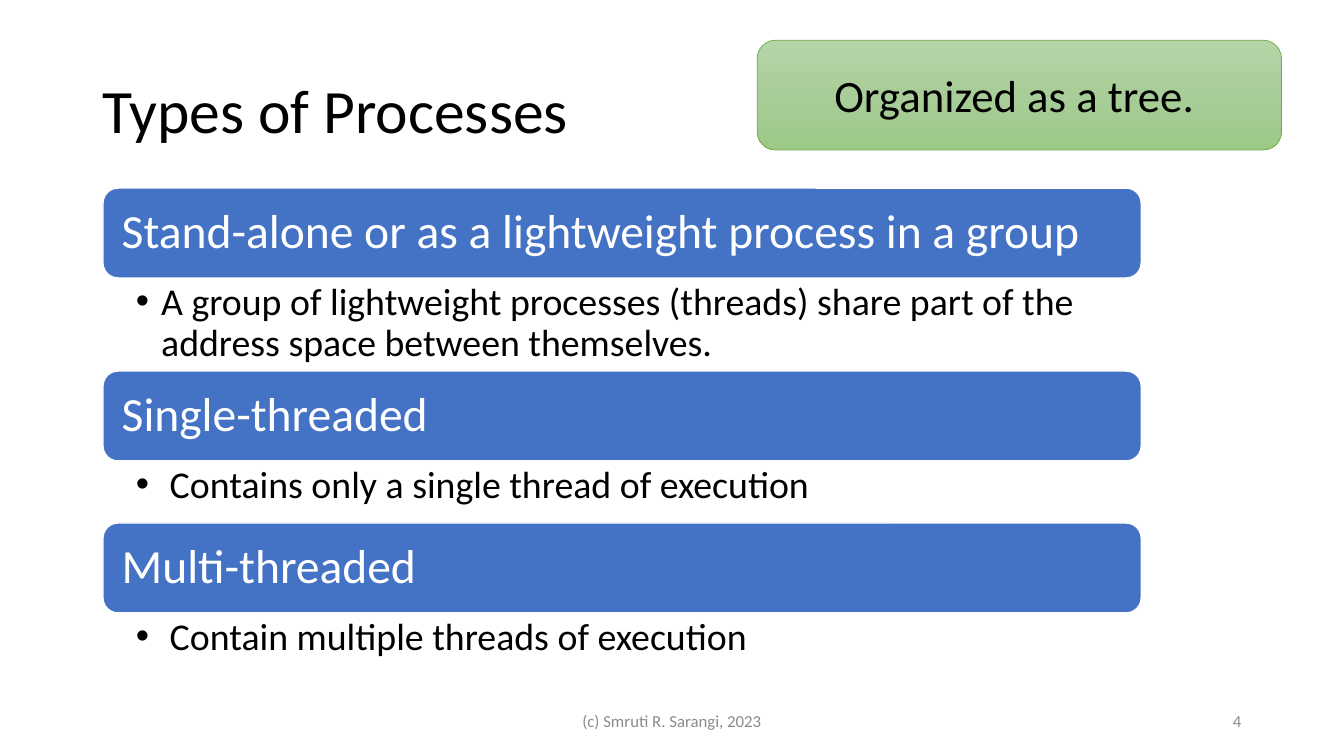
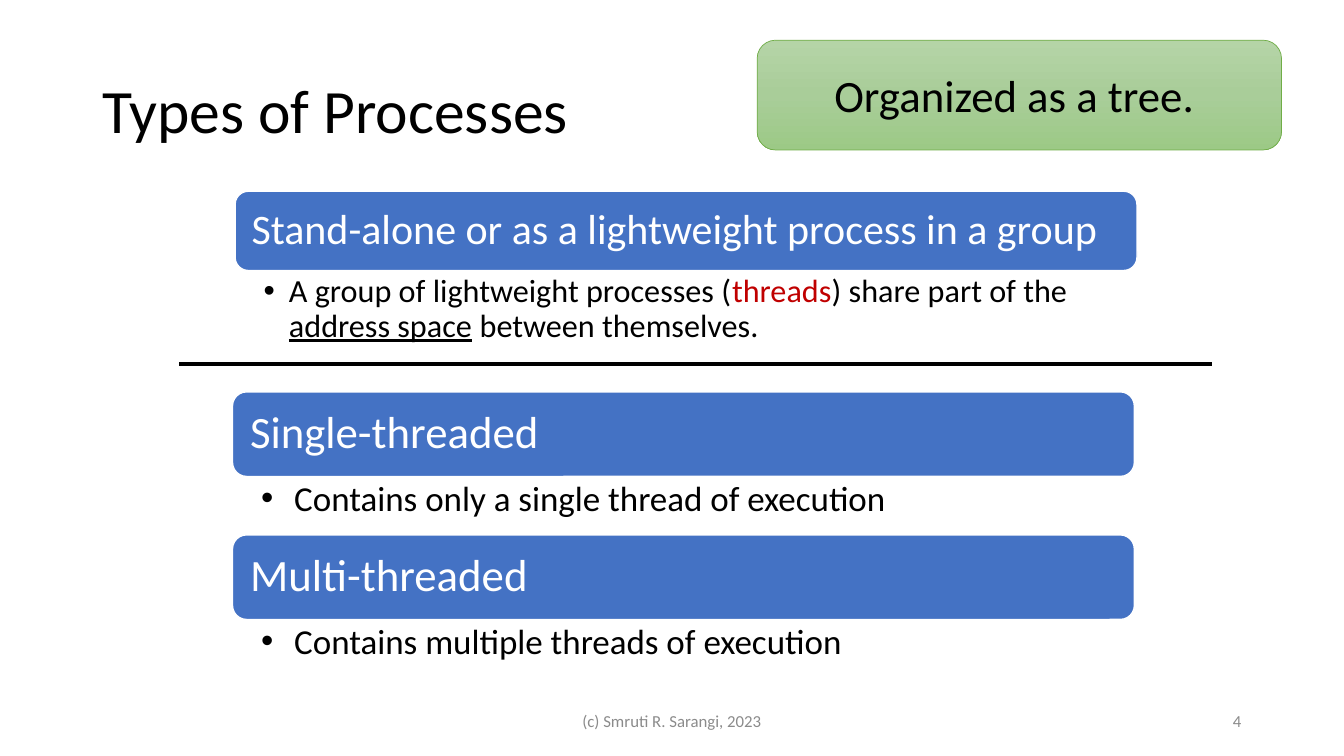
Before and after one commit to srsarangi/srsarangi.github.io, a slide deck: slide 4 of osbook/slides/3.processes.pptx. Drawn at 1344x756 pixels with LibreOffice and Linux fonts; fonts in the diff are those of the drawing. Boxes give left, top, right and bottom in pixels: in the first picture for what was removed or moved away, otherwise in the second. Text is boxed around its words. In the diff, an @@ line names an element or a change of style, - is before the commit and + after.

```diff
--- a/osbook/slides/3.processes.pptx
+++ b/osbook/slides/3.processes.pptx
@@ rounded rectangle: place and size @@
-rounded rectangle at <box>103,189,1141,278</box>
+rounded rectangle at <box>235,192,1137,271</box>
@@ text "Stand-alone or as a lightweight ...": place and size @@
-text "Stand-alone or as a lightweight ..." at <box>122,215,1079,256</box>
+text "Stand-alone or as a lightweight ..." at <box>252,215,1097,251</box>
@@ text "Stand-alone or as a lightweight ..." at <box>252,215,1097,251</box>: size 34 to 30 pt; less space between paragraphs @@
@@ text "A group of lightweight processes ...": place and size @@
-text "A group of lightweight processes ..." at <box>161,287,1073,362</box>
+text "A group of lightweight processes ..." at <box>289,278,1067,343</box>
@@ text "A group of lightweight processes ..." at <box>289,278,1067,343</box>: size 27 to 23 pt; text colour #000000 to #C00000 in "(threads)"; underline on in "address space" @@
@@ line added from (179, 364) to (1212, 364), #000000 3 pt @@
@@ rounded rectangle: place and size @@
-rounded rectangle at <box>103,371,1141,461</box>
+rounded rectangle at <box>233,392,1135,477</box>
@@ text "Single-threaded" at <box>250,417,538,456</box>: size 34 to 32 pt @@
@@ text "Single-threaded": place and size @@
-text "Single-threaded" at <box>122,398,428,439</box>
+text "Single-threaded" at <box>250,417,538,456</box>
@@ text "Contains only a single thread ...": place and size @@
-text "Contains only a single thread ..." at <box>170,471,809,505</box>
+text "Contains only a single thread ..." at <box>294,486,885,517</box>
@@ text "Contains only a single thread ..." at <box>294,486,885,517</box>: size 27 to 25 pt @@
@@ rounded rectangle: place and size @@
-rounded rectangle at <box>103,523,1141,613</box>
+rounded rectangle at <box>233,535,1135,620</box>
@@ text "Multi-threaded": place and size @@
-text "Multi-threaded" at <box>122,550,416,584</box>
+text "Multi-threaded" at <box>250,560,527,592</box>
@@ text "Multi-threaded" at <box>250,560,527,592</box>: size 34 to 32 pt @@
@@ text at <box>294,629,842,660</box>: text changed; size 27 to 25 pt @@
-  • Contain multiple threads of execution
+  • Contains multiple threads of execution
```
Also in this commit, not shown: 24 other slides changed, 4 slides added, 1 slide removed, 6 other files.
